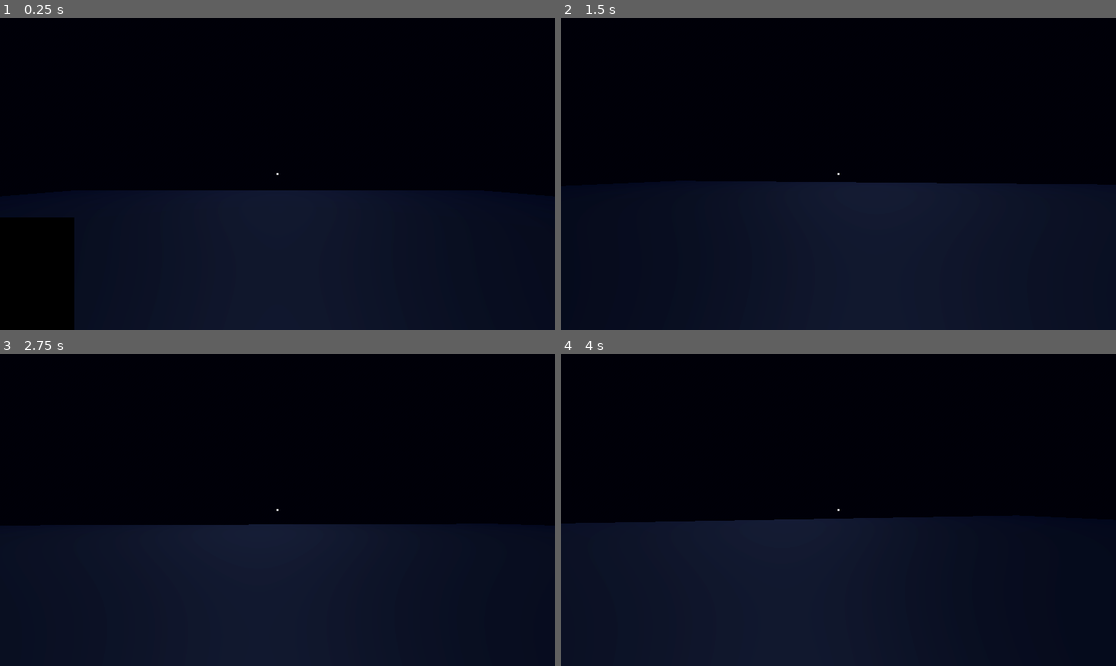
Above: before the commit, frames 1-4 (two rows, left to right).
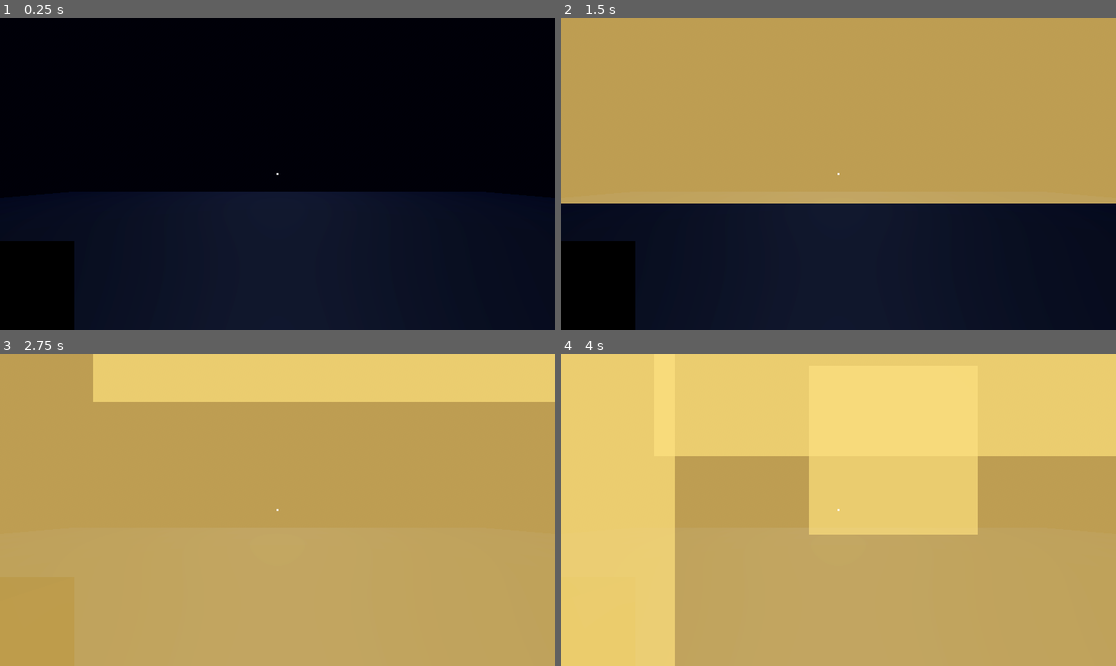
Above: after the commit, the same moments.

Repository: NebulaCactus42/beanween
Game: Godot game, scene res://main.tscn
Same seed, same stepped clock (60 frames per second), same inputs: the game is played once before the commit and once after it.
Inputs (mouse positions are in pixels of both pictures, inside the frame that each line leads up to):
- Up to frame 1 (0.25 s): no input
- Up to frame 2 (1.5 s): tap Enter (ui_accept) at 0.5, 0.77 s; move the mouse to (866, 174) at 0.52 s; hold W (move_forward) from 0.53 s (still down); move the mouse to (810, 174) at 1.27 s
- Up to frame 3 (2.75 s): keep holding W (move_forward); tap Enter (ui_accept) at 1.52 s; move the mouse to (288, 503) at 2.02 s
- Up to frame 4 (4 s): keep holding W (move_forward); tap Enter (ui_accept) at 2.75, 3.02, 3.77 s; move the mouse to (832, 516) at 2.77 s; move the mouse to (877, 513) at 3.52 s

The runs differ from the first frame. In frame 1, 1.3% of the frame differs, in the area x 0-92%, y 55-72%; in frame 2, 63%; in frame 3, 100%, in the area x 0-100%, y 0-100%; in frame 4, 100%.
Error after the commit: Parse Error: Unexpected "VCS conflict marker" in class body. (res://player.gd:159)

Commit message:
Added TODO comment about trajectory aim refinement needed

Diff:
--- a/player.gd
+++ b/player.gd
@@ -154,6 +154,10 @@
 	# Clear existing trajectory
 	clear_trajectory()
 
+	# TODO: Trajectory aim needs improvement - currently doesn't follow vertical mouse movement perfectly
+	# The trajectory updates but may need additional refinement for smooth real-time tracking
+=======
+
 	if !held_object:
 		return
 
Not shown, changed: commit_msg.txt
